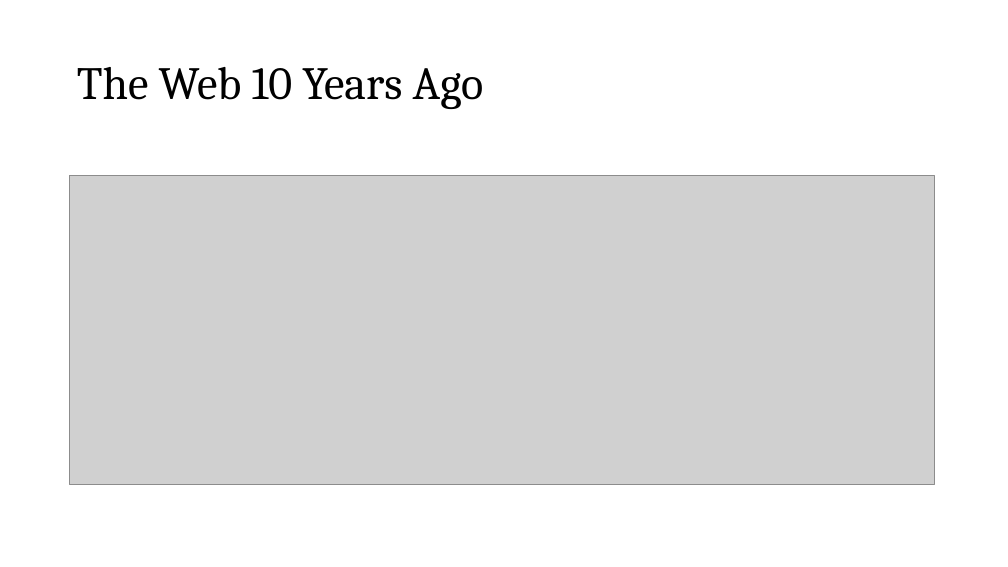
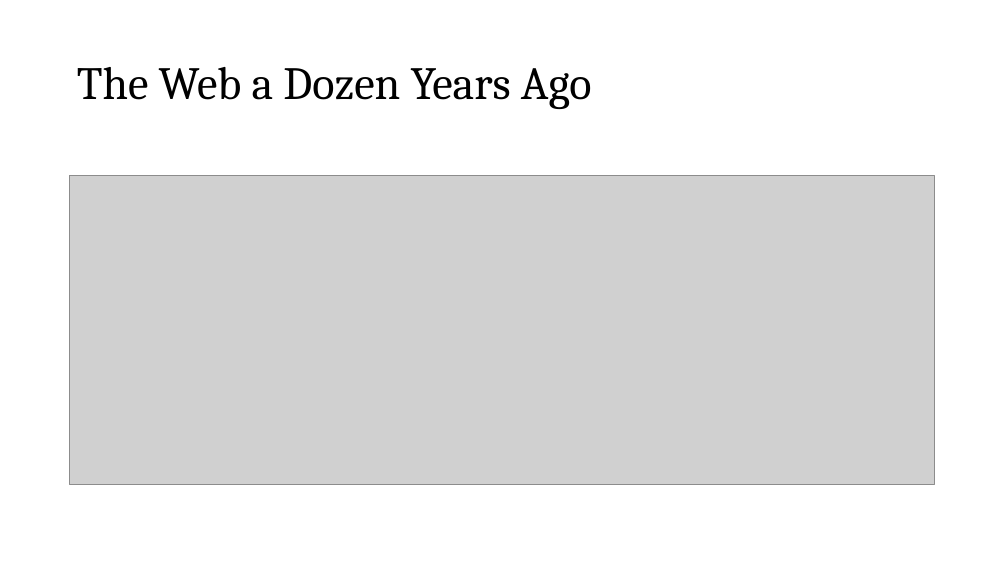
Before and after one commit to roblarsen/rob-larsen-presentations, a slide deck: slide 2 of wild-world-web.pptx. Drawn at 1008x567 pixels with LibreOffice and Linux fonts; fonts in the diff are those of the drawing; grey boxes stand for pictures; background and template pictures are left out. Boxes give left, top, right and bottom in pixels: in the first picture for what was removed or moved away, otherwise in the second. Text is boxed around its words. In the diff, an @@ line names an element or a change of style, - is before the commit and + after.

```diff
--- a/wild-world-web.pptx
+++ b/wild-world-web.pptx
@@ title at box(77, 67, 592, 109): text changed @@
-The Web 10 Years Ago
+The Web a Dozen Years Ago
```
Also in this commit, not shown: 3 other slides changed, 4 slides added.
